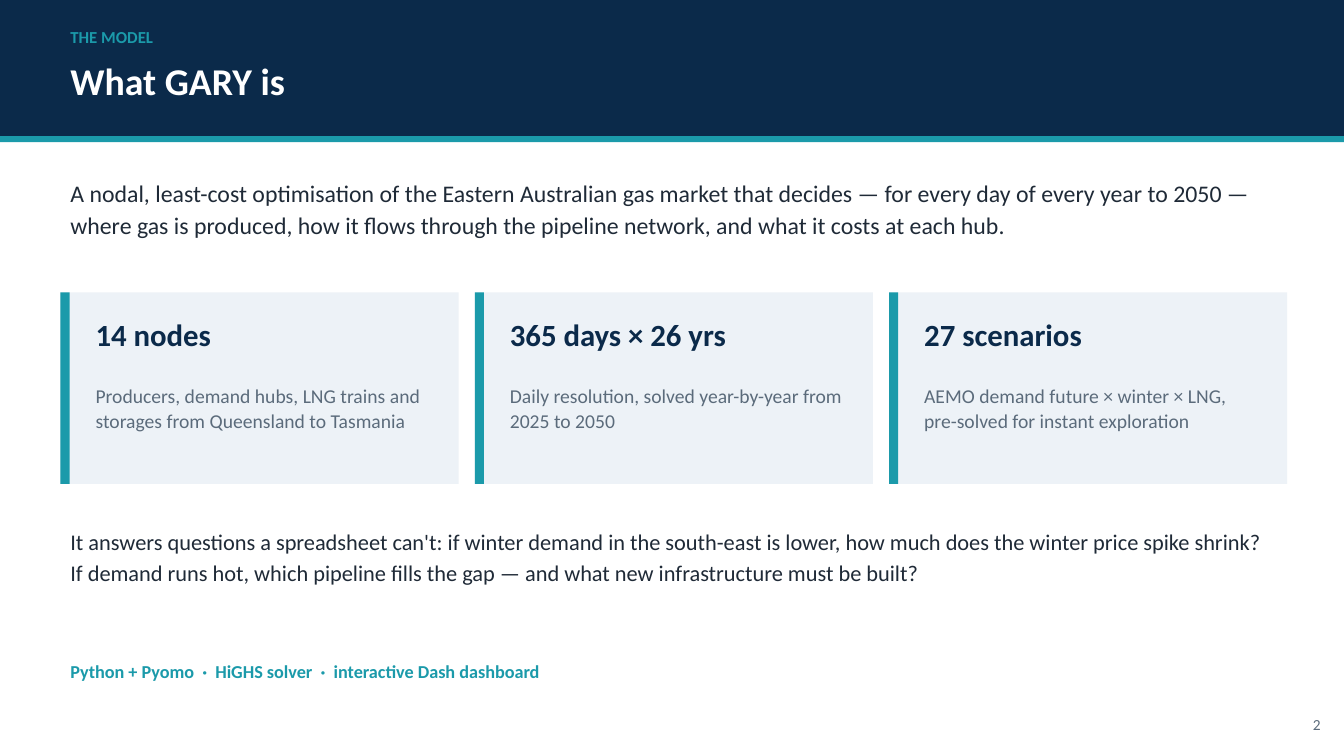
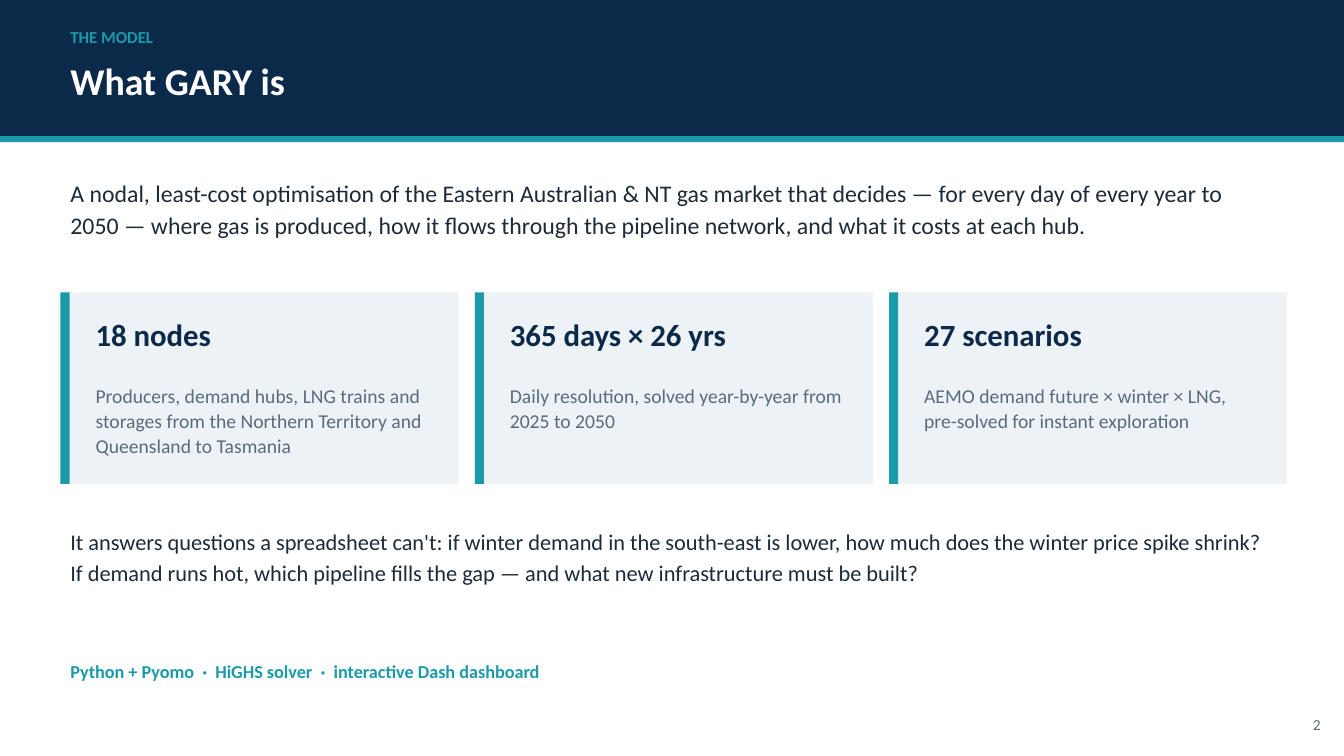
Before and after one commit to mhs795/GARY-gas-allocation-and-regional-yield, a slide deck: slide 2 of Building_GARY_with_AI.pptx. Drawn at 1344x756 pixels with LibreOffice and Linux fonts; fonts in the diff are those of the drawing. Boxes give left, top, right and bottom in pixels: in the first picture for what was removed or moved away, otherwise in the second. Text is boxed around its words. In the diff, an @@ line names an element or a change of style, - is before the commit and + after.

```diff
--- a/Building_GARY_with_AI.pptx
+++ b/Building_GARY_with_AI.pptx
@@ text at box(70, 185, 1222, 238): text changed @@
-A nodal, least-cost optimisation of the Eastern Australian gas market that decides — for every day of every year to 2050 — where gas is produced, how it flows through the pipeline network, and what it costs at each hub.
+A nodal, least-cost optimisation of the Eastern Australian & NT gas market that decides — for every day of every year to 2050 — where gas is produced, how it flows through the pipeline network, and what it costs at each hub.
@@ text at box(96, 324, 211, 347): text changed @@
-14 nodes
+18 nodes
@@ text at box(96, 389, 421, 456): text changed @@
-Producers, demand hubs, LNG trains and storages from Queensland to Tasmania
+Producers, demand hubs, LNG trains and storages from the Northern Territory and Queensland to Tasmania
```
Also in this commit, not shown: 1 other slide changed, 4 other files.
